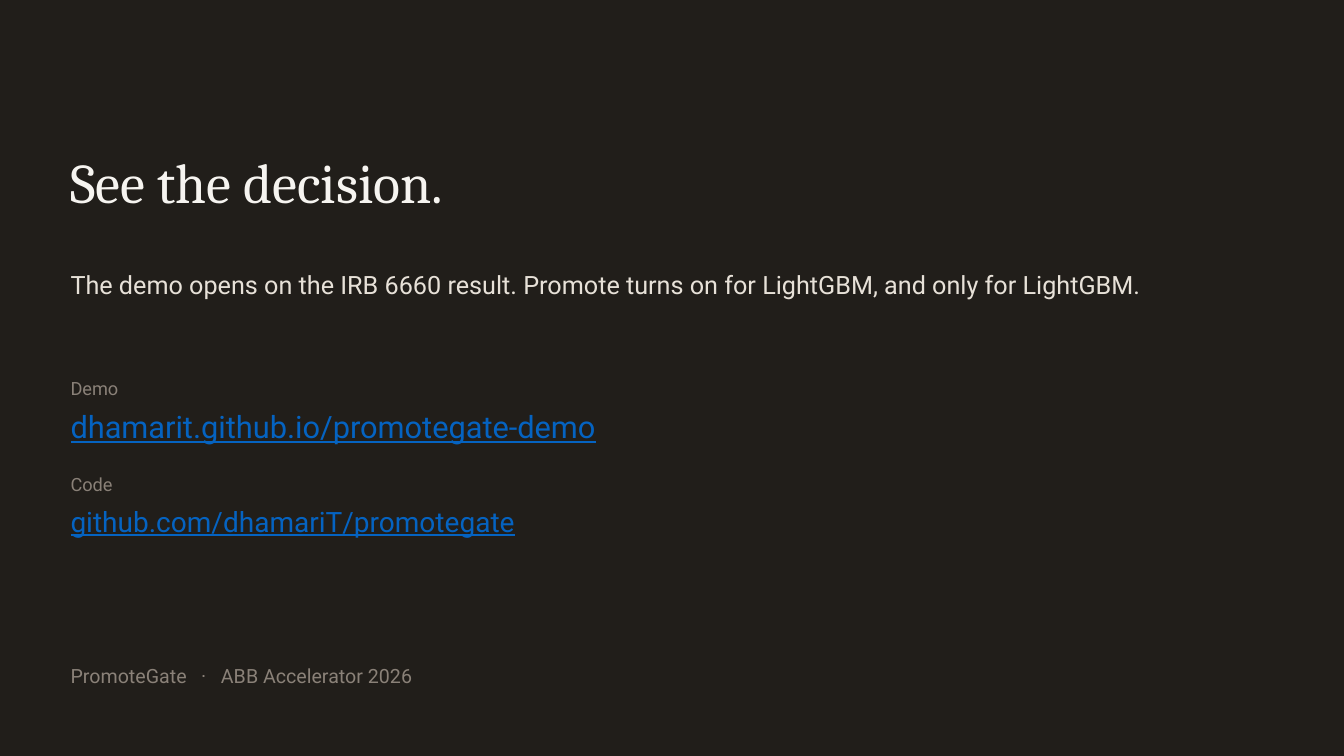
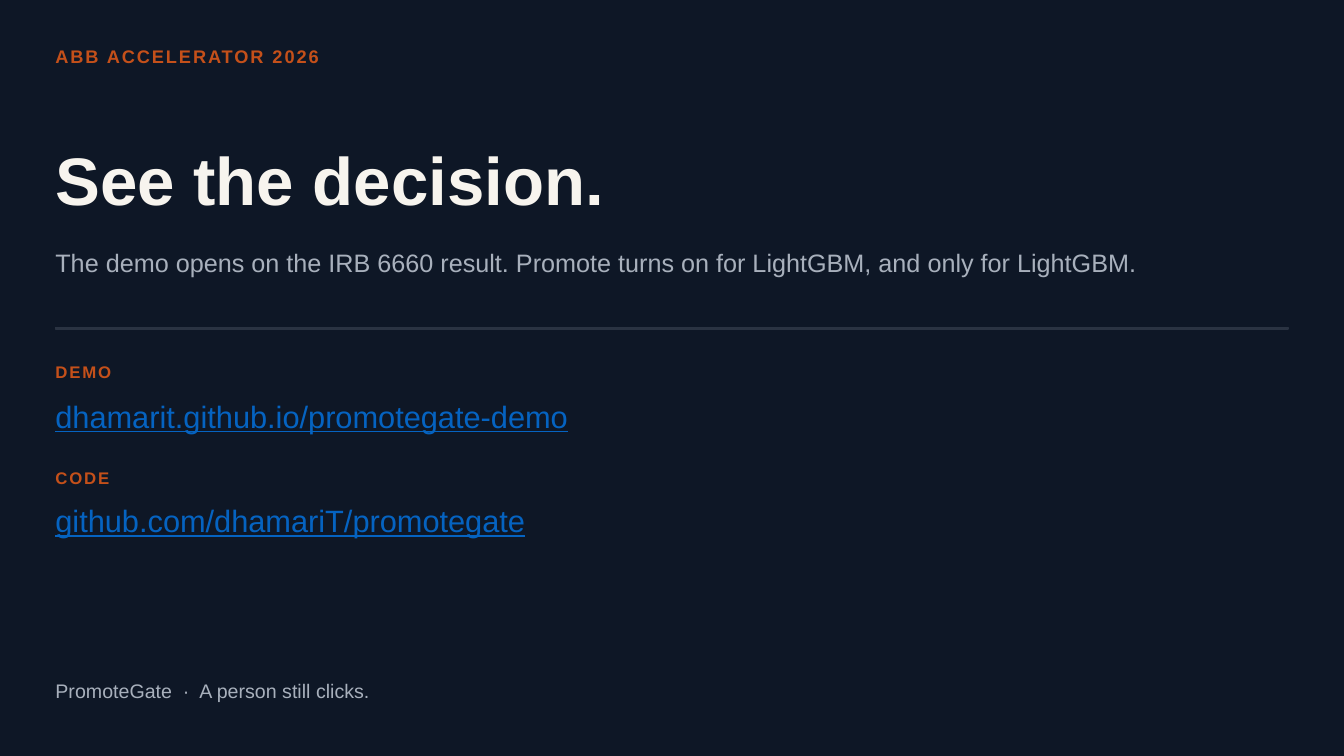
Before and after one commit to dhamariT/promotegate, a slide deck: slide 8 of pitch/PromoteGate-ABB-Accelerator.pptx. Drawn at 1344x756 pixels with LibreOffice and Linux fonts; fonts in the diff are those of the drawing. Boxes give left, top, right and bottom in pixels: in the first picture for what was removed or moved away, otherwise in the second. Text is boxed around its words. In the diff, an @@ line names an element or a change of style, - is before the commit and + after.

```diff
--- a/pitch/PromoteGate-ABB-Accelerator.pptx
+++ b/pitch/PromoteGate-ABB-Accelerator.pptx
@@ background #211E1A to #0E1726 @@
@@ text "See the decision.": place and size @@
-text "See the decision." at (71,164,444,204)
+text "See the decision." at (55,156,604,206)
@@ text "See the decision." at (55,156,604,206): size 40 to 48 pt, font Cambria to Arial, text colour #F6F4F0 to #F7F4EE, bold on @@
@@ text "The demo opens on the ...": place and size @@
-text "The demo opens on the ..." at (71,275,1140,300)
+text "The demo opens on the ..." at (55,254,1136,277)
@@ text "The demo opens on the ..." at (55,254,1136,277): font Roboto to Arial, text colour #E7E1D8 to #A8B0BC @@
@@ rectangle added at (55,328,1289,329), fill #2A3342, outline #2A3342 1 pt @@
@@ text at (55,366,111,378): text changed; size 13 to 12 pt; font Roboto to Arial; text colour #8A8178 to #C4501A; bold on @@
-Demo
+DEMO
@@ text "dhamarit.github.io/promotegate-demo": place and size @@
-text "dhamarit.github.io/promotegate-demo" at (71,415,596,445)
+text "dhamarit.github.io/promotegate-demo" at (55,405,567,433)
@@ text "dhamarit.github.io/promotegate-demo" at (55,405,567,433): font Roboto to Arial @@
@@ text at (55,472,109,484): text changed; size 13 to 12 pt; font Roboto to Arial; text colour #8A8178 to #C4501A; bold on @@
-Code
+CODE
@@ text "github.com/dhamariT/promotegate": place and size @@
-text "github.com/dhamariT/promotegate" at (71,511,515,538)
+text "github.com/dhamariT/promotegate" at (55,509,525,538)
@@ text "github.com/dhamariT/promotegate" at (55,509,525,538): size 20 to 22 pt, font Roboto to Arial @@
@@ text added at (55,684,369,702), 14 pt, text #A8B0BC @@
+PromoteGate · A person still clicks.
@@ text at (71,668,412,683): text changed; size 14 to 13 pt; font Roboto to Arial; text colour #8A8178 to #C4501A; bold on @@
-PromoteGate · ABB Accelerator 2026
+ABB ACCELERATOR 2026
```
Also in this commit, not shown: 6 other slides changed, 1 slide added, 1 slide removed, 1 other file.
